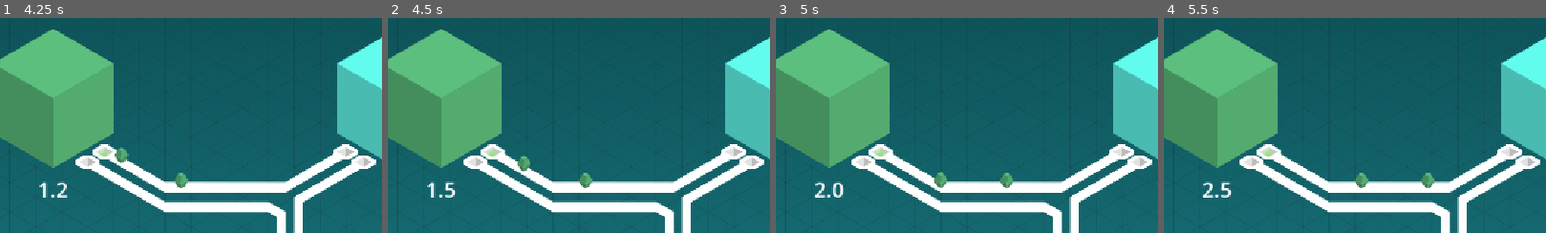
Above: before the commit, frames 1-4 (left to right).
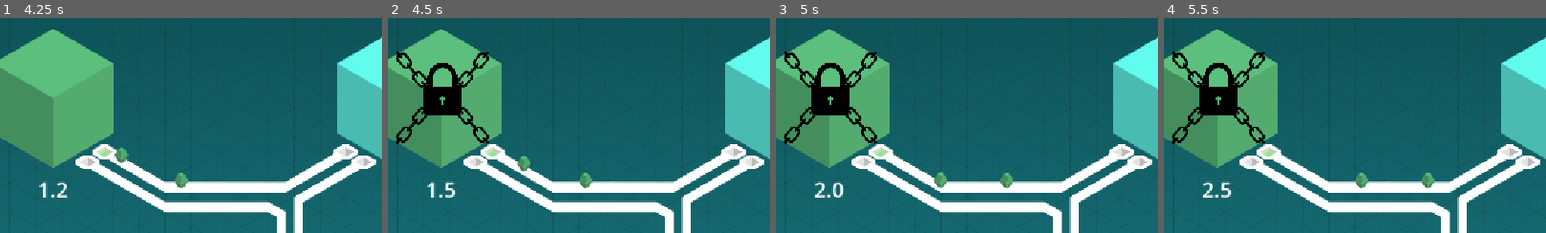
Above: after the commit, the same moments.

Repository: m14n-dev/brackeys2026
Game: Godot game, scene res://arena_2/arena_2.tscn
The game is run twice, just before and just after one commit, with the same random seed, the same clock (stepped at 60 frames per second) and the same inputs. This scene is started directly instead of the project's main scene.
Inputs (mouse positions are % of the whole screen's width and height, from its top left):
- Up to frame 1 (4.25 s): click "Lockdown" at 0.5 s; click "Lockdown" at 1.25 s; click "Lockdown" at 2 s; move the mouse to (36, 31) at 2.77 s; click (36, 31) at 2.92 s; move the mouse to (68, 31) at 3.52 s; click (68, 31) at 3.67 s
- Up to frame 2 (4.5 s): move the mouse to (29, 19) at 4.27 s; click (29, 19) at 4.42 s
- Up to frame 3 (5 s): no input
- Up to frame 4 (5.5 s): move the mouse to (74, 19) at 5.02 s; click (74, 19) at 5.17 s
The pictures show only the part of the screen within x 22-72%, y 0-50%; the shares and areas given below are measured in that part.

Frame 1 is identical in both runs. In frame 2, 3.0% of the frame differs, in the area x 2-27%, y 15-59%; in frame 3, 3.0%; in frame 4, 3.0%.

Commit message:
Added placeholder lockdown sprite for readability

Diff:
--- a/trust-no-one/server/Server.gd
+++ b/trust-no-one/server/Server.gd
@@ -20,8 +20,13 @@
 var ports: Array[Port] = []
 @export var click_area: Area2D
 
-var lockdown: bool = false # Powers can lock down servers, preventing them from sending/receiving packages
+var lockdown: bool = false: # Powers can lock down servers, preventing them from sending/receiving packages
+	set(val):
+		lockdown = val
+		lockdown_sprite.visible = val
 var lockdown_duration: float = 0
+@export var lockdown_sprite: Sprite2D
+
 var production_pause: bool = false # Powers can stop production temporarily
 var production_increase: bool = false # Powers can boost production temporarily
 
--- a/trust-no-one/server/server.tscn
+++ b/trust-no-one/server/server.tscn
@@ -2,17 +2,25 @@
 
 [ext_resource type="Script" uid="uid://d2yrkep0baped" path="res://server/Server.gd" id="1_0wvpq"]
 [ext_resource type="Texture2D" uid="uid://bi6u3ke4g3li6" path="res://server/sprite.png" id="2_u3pyk"]
+[ext_resource type="Texture2D" uid="uid://88qleepphrbr" path="res://special_powers/lockdown/lockdown_sprite.png" id="3_u3pyk"]
 
 [sub_resource type="CircleShape2D" id="CircleShape2D_0wvpq"]
 radius = 107.0
 
-[node name="Node2D" type="Node2D" unique_id=1404967565 node_paths=PackedStringArray("click_area")]
+[node name="Node2D" type="Node2D" unique_id=1404967565 node_paths=PackedStringArray("click_area", "lockdown_sprite")]
 script = ExtResource("1_0wvpq")
 growth = 1.0
 click_area = NodePath("Area2D")
+lockdown_sprite = NodePath("Sprite/lockdown_sprite")
 
 [node name="Sprite" type="Sprite2D" parent="." unique_id=421985702]
 texture = ExtResource("2_u3pyk")
+
+[node name="lockdown_sprite" type="Sprite2D" parent="Sprite" unique_id=2031238830]
+visible = false
+position = Vector2(2.000001, -0.99999976)
+scale = Vector2(0.35199004, 0.35199004)
+texture = ExtResource("3_u3pyk")
 
 [node name="Label" type="Label" parent="." unique_id=1730306154]
 offset_left = -82.0
Binary file added: trust-no-one/special_powers/lockdown/lockdown_sprite.png
Not shown, added: trust-no-one/special_powers/lockdown/lockdown_sprite.png.import
